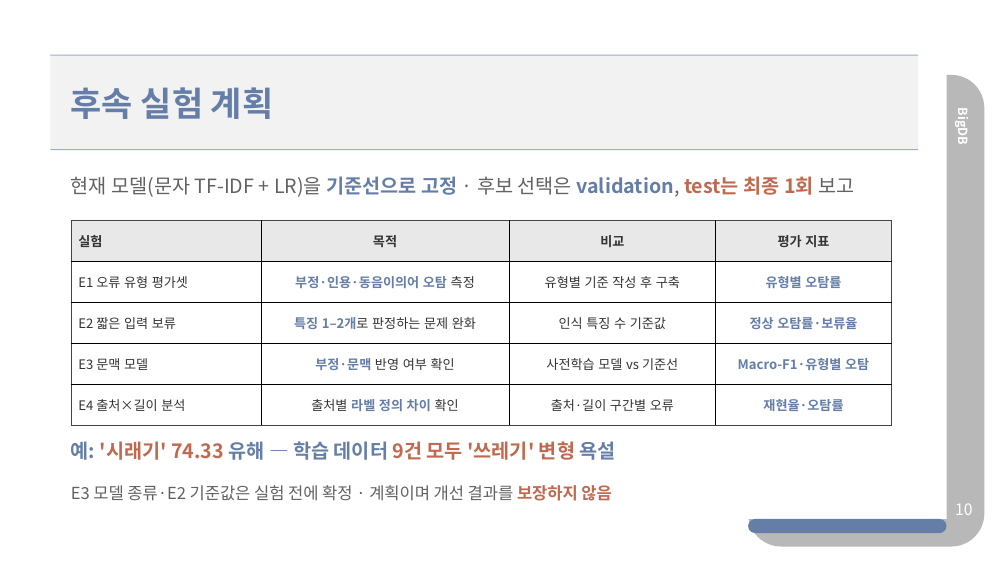
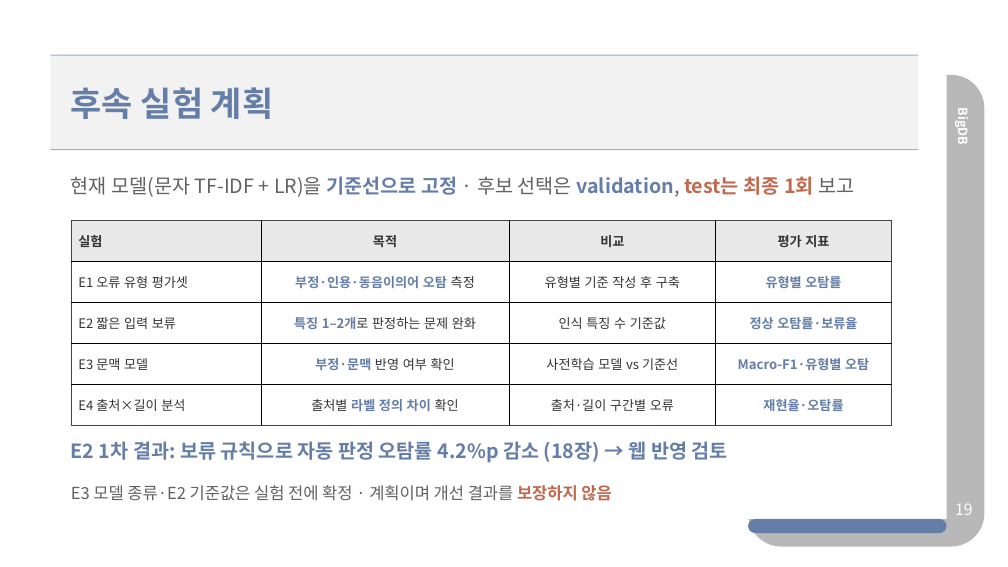
Before and after one commit to sangdelia/3-2-BigDB-Proj., a slide deck: slide 19 of ppts/BigDB 중간발표 - 혐오체인 (조규상,서재철,윤건호).pptx (slide 10 before the commit). Drawn at 1008x567 pixels with LibreOffice and Linux fonts; fonts in the diff are those of the drawing. Boxes give left, top, right and bottom in pixels: in the first picture for what was removed or moved away, otherwise in the second. Text is boxed around its words. In the diff, an @@ line names an element or a change of style, - is before the commit and + after.

```diff
--- a/ppts/BigDB 중간발표 - 혐오체인 (조규상,서재철,윤건호).pptx
+++ b/ppts/BigDB 중간발표 - 혐오체인 (조규상,서재철,윤건호).pptx
@@ text at (71, 441, 728, 462): text changed; text colour #C0694F to #657EA7 @@
-예: '시래기' 74.33 유해 — 학습 데이터 9건 모두 '쓰레기' 변형 욕설
+E2 1차 결과: 보류 규칙으로 자동 판정 오탐률 4.2%p 감소 (18장) → 웹 반영 검토
@@ text at (955, 503, 972, 515): text changed @@
-10
+19
```
Also in this commit, not shown: 10 other slides changed, 9 slides added, 23 other files.
